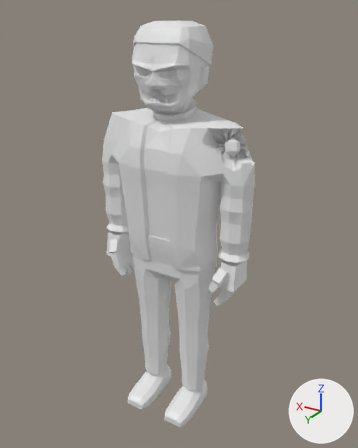
Two versions of the glTF model assets/models/zombie_office_m_b4.glb, one commit apart.
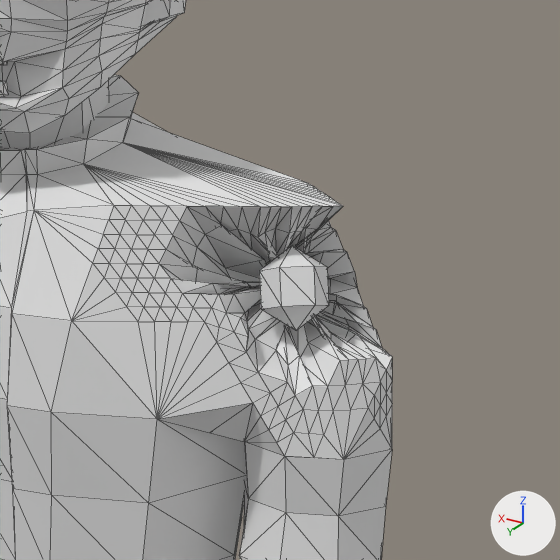
Each version appears first whole from a 50 mm lens placed at (-1.163, 1.887, 1.975), pointed at (-0.023, -0.013, 1.025), and next in a close-up on the part from 46% to 82% of the width and 18% to 47% of the height. The lights are fixed; the arrows at lower right show +X, +Y and +Z. The last two pictures show the newer version. The close-ups show mesh edges as thin lines. Vertices at exactly the same position are counted once.

The scene before the commit, as lines of its bpy script (objects in view):
```python
me_zombie_office_m_b4 = bpy.data.meshes.new('zombie_office_m_b4')
me_zombie_office_m_b4.from_pydata(...)  # 1703 vertices, 3259 faces; spans x -0.41..0.41, y -0.16..0.22, z 0.0..1.94
ob_zombie_office_m_b4 = bpy.data.objects.new('zombie_office_m_b4', me_zombie_office_m_b4)
ob_zombie_office_m_b4.location = (0.0, 0.0, 0.0)
```
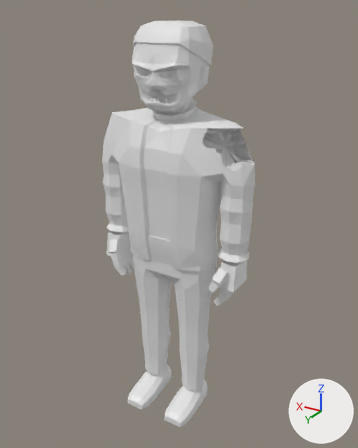
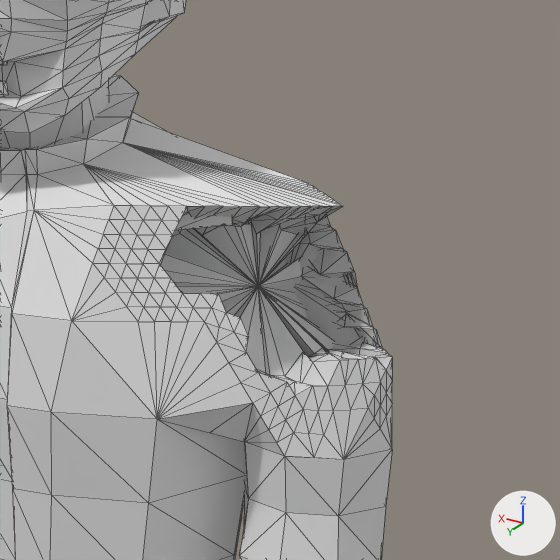
Boxes [x1, y1, x2, y2] around the edits, measured in the close-ups (560 x 560 px; the box of a moved part takes in the faces that stretch with it):
part 1 of me_zombie_office_m_b4, added: after [176, 212, 233, 230]
part 2 of me_zombie_office_m_b4, moved or reshaped: [160, 206, 392, 396] in both

Patch to the scene script:
```diff
--- a/assets/models/zombie_office_m_b4.glb.py
+++ b/assets/models/zombie_office_m_b4.glb.py
@@ me_zombie_office_m_b4 @@
 # used by ob_zombie_office_m_b4; location = (0.0, 0.0, 0.0)
-me_zombie_office_m_b4.from_pydata(...)  # 1703 vertices, 3259 faces; spans x -0.41..0.41, y -0.16..0.22, z 0.0..1.94
+me_zombie_office_m_b4.from_pydata(...)  # 1785 vertices, 3407 faces; spans x -0.41..0.41, y -0.16..0.22, z 0.0..1.94
+# me_zombie_office_m_b4 part 1: a new loose piece of 20 vertices spanning x -0.24..-0.02, y 0.01..0.1, z 1.47..1.52
+# me_zombie_office_m_b4 part 2
+# 16 vertices are removed from x -0.33..-0.27, y -0.02..0.05, z 1.41..1.5
+# 61 faces are deleted
+# 4 vertices in x -0.35..-0.32, y -0.04..-0.01, z 1.39..1.43 move by (-0.01, -0.02, -0.02)
+# 3 vertices in x -0.3..-0.25, y 0.01..0.02, z 1.5 move by (0.02, -0.01, 0.01)
+# 107 vertices move from x -0.35..-0.21, y -0.05..0.05, z 1.38..1.51 to x -0.35..-0.02, y -0.11..0.06, z 1.34..1.52
+# 50 vertices are added at x -0.29..-0.01, y -0.12..0.1, z 1.29..1.52
+# 121 new faces join them
+# other edits to the shape of me_zombie_office_m_b4 do not show in these pictures
```
